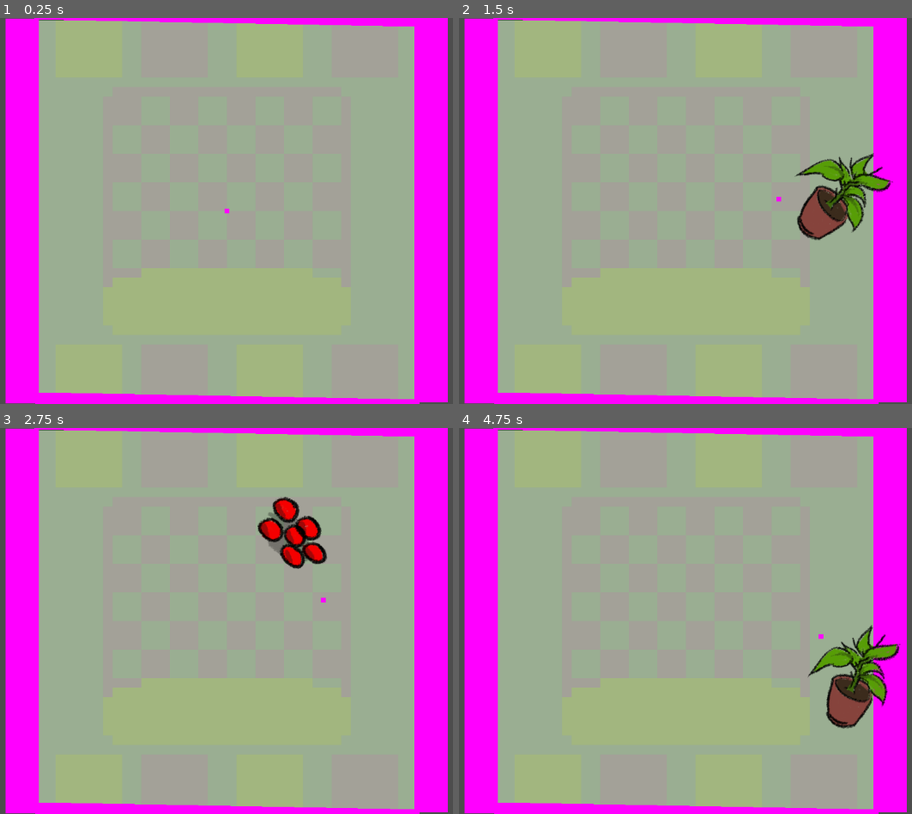
Above: before the commit, frames 1-4 (two rows, left to right).
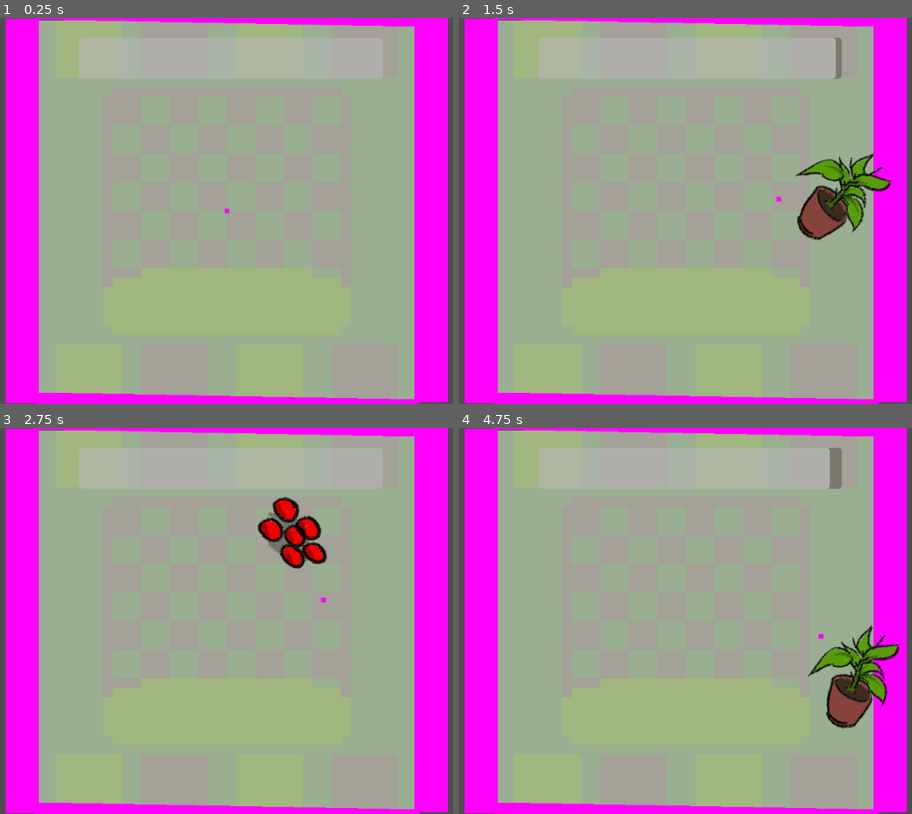
Above: after the commit, the same moments.

Repository: sixrobin/GMTK2024
Game: Godot game, scene res://game.tscn
Same seed, same stepped clock (60 frames per second), same inputs: the game is played once before the commit and once after it.
Inputs (mouse positions are in pixels of both pictures, inside the frame that each line leads up to):
- Up to frame 1 (0.25 s): no input
- Up to frame 2 (1.5 s): tap Enter at 0.5 s; move the mouse to (834, 191) at 0.52 s; hold Space (SpawnObject) 0.53-1.28 s; move the mouse to (549, 230) at 1.27 s; click (549, 230) at 1.35 s
- Up to frame 3 (2.75 s): click (90, 640) at 2 s; move the mouse to (294, 536) at 2.02 s; hold Space (SpawnObject) from 2.03 s (still down)
- Up to frame 4 (4.75 s): move the mouse to (653, 698) at 2.77 s; release Space (SpawnObject) at 2.78 s; click (653, 698) at 2.85 s; click (653, 698) at 3.5 s; move the mouse to (889, 678) at 3.52 s; hold Space (SpawnObject) 3.53-4.28 s; move the mouse to (481, 563) at 4.27 s; click (481, 563) at 4.35 s

The runs differ from the first frame. In frame 1, 2.5% of the frame differs, in the area x 17-67%, y 5-16%; in frame 2, 2.6%; in frame 3, 2.5%; in frame 4, 2.8%, in the area x 17-85%, y 5-16%.

Commit message:
hunger system

Diff:
--- a/game.tscn
+++ b/game.tscn
@@ -11,7 +11,8 @@
 [ext_resource type="PackedScene" uid="uid://c8d8hvhsmtjkj" path="res://prefabs/objects/foods/fish.tscn" id="8_kajkh"]
 [ext_resource type="PackedScene" uid="uid://bogsjx7shaanv" path="res://prefabs/objects/foods/plantes.tscn" id="9_knke4"]
 [ext_resource type="PackedScene" uid="uid://bhpyndspvoo28" path="res://prefabs/cursor.tscn" id="11_05pgy"]
-[ext_resource type="PackedScene" path="res://prefabs/wall.tscn" id="12_u6lta"]
+[ext_resource type="PackedScene" uid="uid://bquv5rckqk4wj" path="res://prefabs/wall.tscn" id="12_u6lta"]
+[ext_resource type="PackedScene" uid="uid://bss616n6gsc8e" path="res://prefabs/hunger_gauge.tscn" id="13_jthj5"]
 
 [node name="Game" type="Node2D"]
 
@@ -53,3 +54,9 @@
 rotation = -1.55215
 scale = Vector2(0.551646, 6.45975)
 collision_priority = 2.0
+
+[node name="HungerGauge" parent="." instance=ExtResource("13_jthj5")]
+offset_left = -574.0
+offset_top = -321.0
+offset_right = -574.0
+offset_bottom = -321.0
--- /dev/null
+++ b/prefabs/hunger_gauge.tscn
@@ -0,0 +1,20 @@
+[gd_scene load_steps=2 format=3 uid="uid://bss616n6gsc8e"]
+
+[ext_resource type="Script" path="res://scripts/UI/hunger_gauge.gd" id="1_ix3n3"]
+
+[node name="HungerGauge" type="Control"]
+layout_mode = 3
+anchors_preset = 15
+anchor_right = 1.0
+anchor_bottom = 1.0
+grow_horizontal = 2
+grow_vertical = 2
+script = ExtResource("1_ix3n3")
+
+[node name="ProgressBar" type="ProgressBar" parent="."]
+layout_mode = 0
+offset_left = 325.0
+offset_top = 30.0
+offset_right = 836.0
+offset_bottom = 99.0
+show_percentage = false
--- a/prefabs/objects/banana.tscn
+++ b/prefabs/objects/banana.tscn
@@ -14,6 +14,7 @@
 script = ExtResource("1_12mxu")
 interact_duration = 3.0
 growth_value = 25.0
+restored_hunger = 50.0
 speed_modifier = ExtResource("2_2bgyd")
 
 [node name="Sprite2D" type="Sprite2D" parent="."]
--- a/prefabs/objects/foods/egg.tscn
+++ b/prefabs/objects/foods/egg.tscn
@@ -14,6 +14,7 @@
 priority = 10
 interact_duration = 1.0
 growth_value = 25.0
+restored_hunger = 50.0
 
 [node name="Sprite2D" type="Sprite2D" parent="."]
 position = Vector2(-1.19209e-07, 0)
--- a/prefabs/objects/foods/fish.tscn
+++ b/prefabs/objects/foods/fish.tscn
@@ -13,6 +13,7 @@
 script = ExtResource("1_w8jxp")
 interact_duration = 1.0
 growth_value = 25.0
+restored_hunger = 50.0
 
 [node name="Sprite2D" type="Sprite2D" parent="."]
 position = Vector2(-1.19209e-07, 0)
--- a/prefabs/objects/foods/plantes.tscn
+++ b/prefabs/objects/foods/plantes.tscn
@@ -13,6 +13,7 @@
 script = ExtResource("1_2dc0o")
 interact_duration = 1.0
 growth_value = 25.0
+restored_hunger = 10.0
 
 [node name="Sprite2D" type="Sprite2D" parent="."]
 position = Vector2(-1.19209e-07, 0)
--- /dev/null
+++ b/scripts/UI/hunger_gauge.gd
@@ -0,0 +1,13 @@
+extends Control
+
+
+# Called when the node enters the scene tree for the first time.
+func _ready() -> void:
+	CreatureSingleton.creature.hunger_modified.connect(refresh)
+	$ProgressBar.value = CreatureSingleton.creature.max_hunger
+
+
+# Called every frame. 'delta' is the elapsed time since the previous frame.
+func refresh(old_hunger, new_hunger):
+	#print("hunger changed from %s to %s" % [old_hunger,new_hunger])
+	$ProgressBar.value = new_hunger
--- a/scripts/creature.gd
+++ b/scripts/creature.gd
@@ -1,10 +1,15 @@
 extends CharacterBody2D
 class_name Creature
+
+signal hunger_modified(old_hunger, new_hunger)
 
 @export var SMOOTH_SPEED: float = 5
 @export var stun_timer: Timer = null
 #@export var growth_meter_max: float = 100
 @export var growth_stages: Array[GrowthStage]
+@export var max_hunger: float = 100
+@export var hunger_drain: float = 1
+@export var hunger_drain_interval: float = 0.5
 
 var target_object: ObjectOfInterest = null
 var is_interacting: bool = false
@@ -12,9 +17,15 @@
 var speed_boost: float = 1
 var current_growth_stage: int = 0
 var growth_meter: float = 0
+var hunger: float = 0
+var hunger_drain_timer: Timer = Timer.new()
 
 func _ready() -> void:
+	hunger = max_hunger
 	CreatureSingleton.creature = self
+	add_child(hunger_drain_timer)
+	hunger_drain_timer.timeout.connect(func(): modify_hunger(-hunger_drain))
+	hunger_drain_timer.start(hunger_drain_interval)
 
 func _process(delta: float):
 	if is_stunned or is_interacting:
@@ -88,3 +99,11 @@
 
 	if growth_meter >= growth_stages[current_growth_stage].meter_to_next_stage:
 		self.grow(0)
+
+func modify_hunger(hunger_value):
+	var old_hunger: float = hunger
+	hunger += hunger_value
+	hunger = clamp(hunger,0,max_hunger)
+
+	if old_hunger - hunger != 0:
+		hunger_modified.emit(old_hunger,hunger)
--- a/scripts/objects/objectOfInterest.gd
+++ b/scripts/objects/objectOfInterest.gd
@@ -12,6 +12,7 @@
 @export var stun_resource: StunResource = null
 
 @export var growth_value: float = 0
+@export var restored_hunger: float = 0
 @export var speed_modifier: SpeedModifier = null
 
 func _ready() -> void:
@@ -32,6 +33,8 @@
 		CreatureSingleton.creature.stun(stun_resource)
 	if growth_value > 0:
 		CreatureSingleton.creature.grow(growth_value)
+	if restored_hunger >0:
+		CreatureSingleton.creature.modify_hunger(restored_hunger)
 	if speed_modifier:
 		CreatureSingleton.creature.speedBoost(speed_modifier)
 	on_applied()
Not shown: 1 places in game.tscn that only renumber resources
